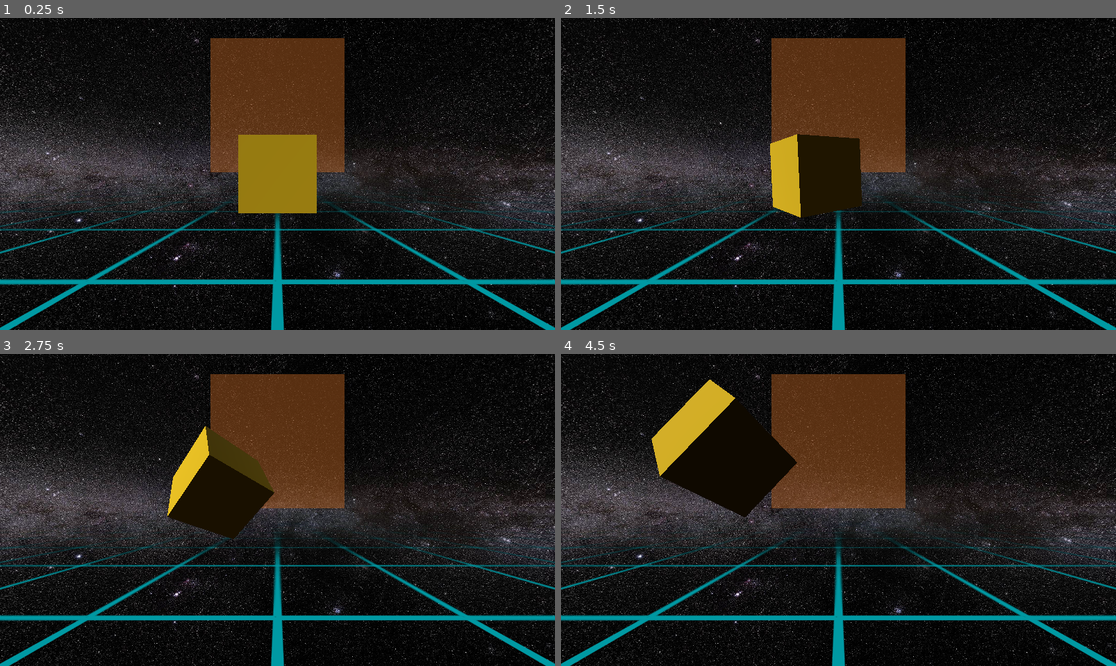
Above: before the commit, frames 1-4 (two rows, left to right).
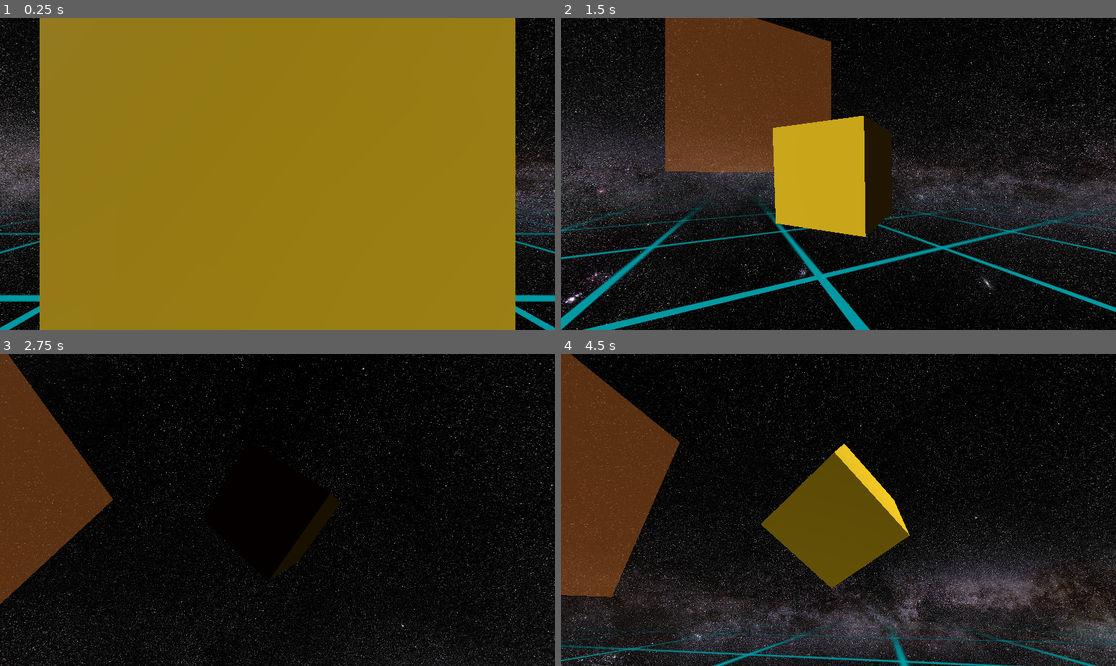
Above: after the commit, the same moments.

Repository: david-andrew/Aberration
Game: Godot game, scene res://world.tscn
Two runs of this game, one before a commit and one after it. Both use one fixed random seed, a clock stepped at 60 frames per second and the inputs below.
Inputs:
- Up to frame 1 (0.25 s): no input
- Up to frame 2 (1.5 s): hold Right (right) 0.53-1.28 s; hold A (a) 0.53-1.28 s; tap D (d) at 0.8, 1.35 s; hold Down (down) from 1.28 s (still down)
- Up to frame 3 (2.75 s): tap E (e) at 1.55 s; release Down (down) at 2.03 s; hold Right (right) from 2.03 s (still down); hold E (e) from 2.03 s (still down); tap S (s) at 2.3 s
- Up to frame 4 (4.5 s): release Right (right) at 2.78 s; release E (e) at 2.78 s; hold Up (up) 2.78-3.53 s; tap S (s) at 2.85 s; tap W (w) at 3.05 s; hold W (w) 3.53-4.28 s; hold Left (left) from 3.53 s (still down); tap A (a) at 3.8, 4.35 s

The runs differ from the first frame. In frame 1, 83% of the frame differs, in the area x 0-100%, y 0-100%; in frame 2, 45%; in frame 3, 44%; in frame 4, 58%.

Commit message:
made rudimentary chase camera

Diff:
--- /dev/null
+++ b/CameraTarget.gd
@@ -0,0 +1,11 @@
+extends Node3D
+class_name CameraTarget
+
+## Called when the node enters the scene tree for the first time.
+#func _ready():
+	#pass # Replace with function body.
+#
+#
+## Called every frame. 'delta' is the elapsed time since the previous frame.
+#func _process(delta):
+	#pass
--- /dev/null
+++ b/ChaseCamera.gd
@@ -0,0 +1,31 @@
+extends RigidBody3D
+
+@export var target: CameraTarget
+var target_parent: Node3D
+
+@export var spring: float = 20.0
+@export var damping: float = 5
+
+# Called when the node enters the scene tree for the first time.
+func _ready():
+	# get the target_parent
+	target_parent = target.get_parent()
+
+
+# Called every frame. 'delta' is the elapsed time since the previous frame.
+func _process(delta):
+	pass
+
+
+func _physics_process(delta):
+	# calculate the distance between the camera and the target
+	#var distance = target.get_global_transform().origin.distance_to(global_transform.origin)
+
+	# apply the spring force
+	apply_central_force(spring * (target.get_global_transform().origin - global_transform.origin))
+
+	# apply the damping force
+	apply_central_force(-damping * linear_velocity)
+
+	# look at the target
+	look_at(target_parent.get_global_transform().origin, Vector3(0, 1, 0))
--- a/world.tscn
+++ b/world.tscn
@@ -1,10 +1,12 @@
-[gd_scene load_steps=18 format=3 uid="uid://dwyh17swso2yf"]
+[gd_scene load_steps=20 format=3 uid="uid://dwyh17swso2yf"]
 
 [ext_resource type="Script" path="res://Ship.gd" id="1_dojcp"]
 [ext_resource type="Script" path="res://Health.gd" id="2_hybe2"]
 [ext_resource type="Texture2D" uid="uid://b1tg053uv0ffy" path="res://assets/textures/MilkeyWay.jpg" id="2_jrtur"]
 [ext_resource type="Script" path="res://Hitbox.gd" id="3_skumh"]
 [ext_resource type="Texture2D" uid="uid://dofvgqmmehps4" path="res://assets/textures/white outline grid thick.png" id="3_ytujd"]
+[ext_resource type="Script" path="res://CameraTarget.gd" id="4_mhwvw"]
+[ext_resource type="Script" path="res://ChaseCamera.gd" id="7_3p5ke"]
 
 [sub_resource type="BoxShape3D" id="BoxShape3D_278ud"]
 
@@ -69,6 +71,10 @@
 [node name="Hitbox" type="Area3D" parent="Ship"]
 script = ExtResource("3_skumh")
 
+[node name="CameraTarget" type="Node3D" parent="Ship"]
+transform = Transform3D(1, 0, 0, 0, 1, 0, 0, 0, 1, 0, 0, 2.43924)
+script = ExtResource("4_mhwvw")
+
 [node name="DirectionalLight3D" type="DirectionalLight3D" parent="."]
 transform = Transform3D(0.606566, -0.302769, -0.735125, 0.795013, 0.224463, 0.563534, -0.00561274, -0.926254, 0.376857, 0, 1.67446, 0)
 
@@ -93,5 +99,8 @@
 [node name="MeshInstance3D" type="MeshInstance3D" parent="Ground"]
 mesh = SubResource("BoxMesh_g8qny")
 
-[node name="Camera3D" type="Camera3D" parent="."]
-transform = Transform3D(1, 0, 0, 0, 1, 0, 0, 0, 1, 0, 0, 3.06839)
+[node name="ChaseCamera" type="RigidBody3D" parent="." node_paths=PackedStringArray("target")]
+script = ExtResource("7_3p5ke")
+target = NodePath("../Ship/CameraTarget")
+
+[node name="Camera3D" type="Camera3D" parent="ChaseCamera"]
